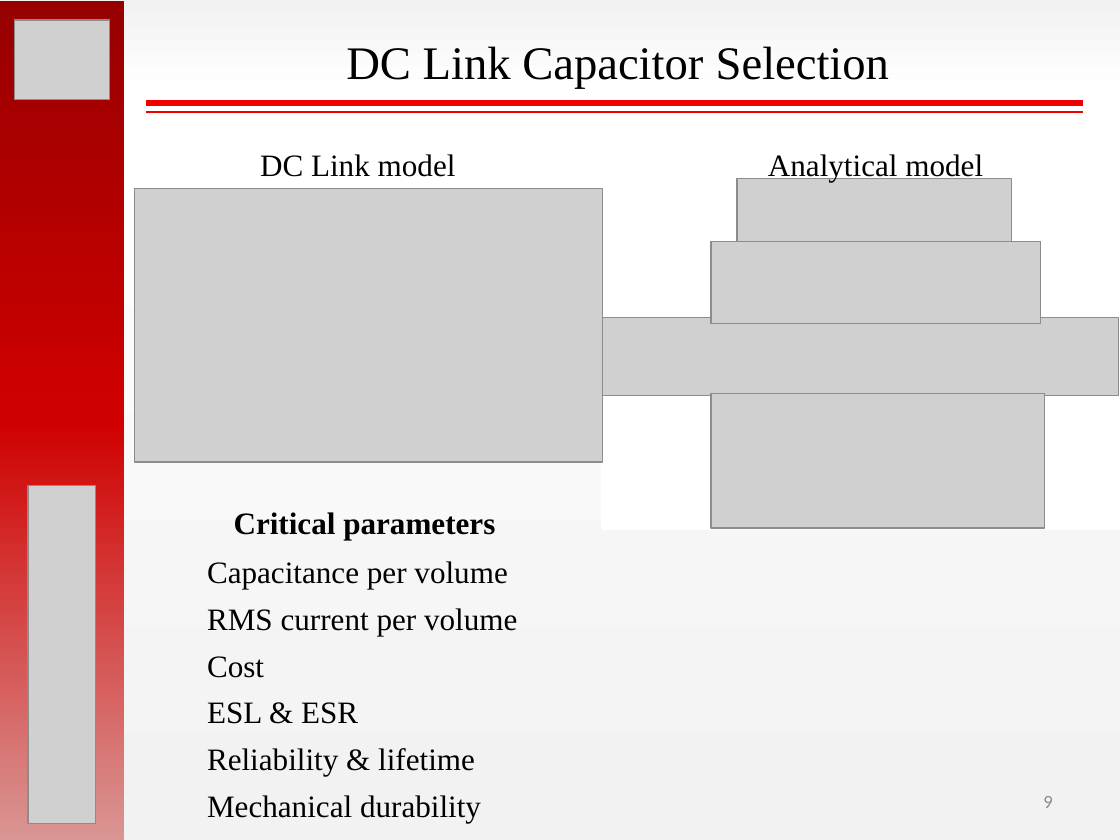
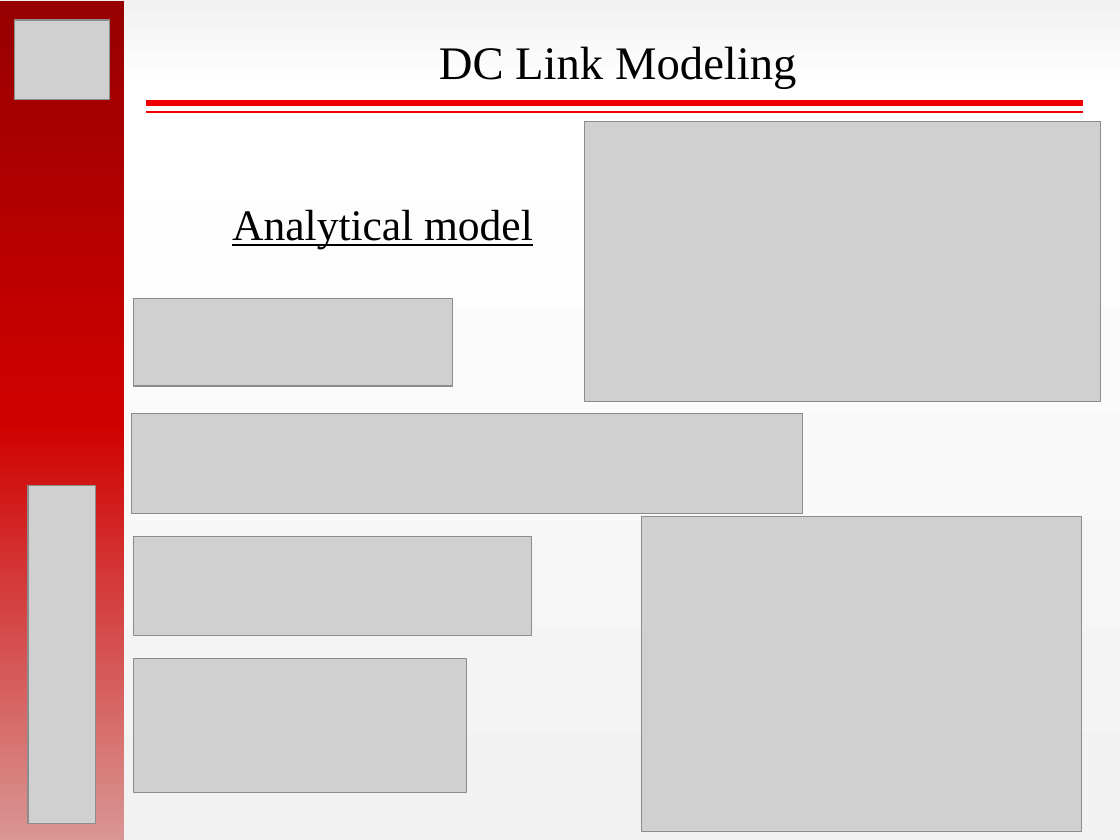
Before and after one commit to hakanpolat/IMMD, a slide deck: slide 7 of ISIE 2017/sunum/ISIE2017_OralPres_Mesut_Uğur.pptx (slide 9 before the commit). Drawn at 1120x840 pixels with LibreOffice and Linux fonts; fonts in the diff are those of the drawing; grey boxes stand for pictures. Boxes give left, top, right and bottom in pixels: in the first picture for what was removed or moved away, otherwise in the second. Text is boxed around its words. In the diff, an @@ line names an element or a change of style, - is before the commit and + after.

```diff
--- a/ISIE 2017/sunum/ISIE2017_OralPres_Mesut_Uğur.pptx
+++ b/ISIE 2017/sunum/ISIE2017_OralPres_Mesut_Uğur.pptx
@@ text at (439, 46, 796, 89): text changed @@
-DC Link Capacitor Selection
+DC Link Modeling
@@ picture: place and size @@
-picture at (134, 189, 603, 463)
+picture at (585, 121, 1101, 401)
@@ text removed at (260, 154, 456, 177) @@
-DC Link model
@@ rectangle removed at (603, 178, 1120, 528) @@
@@ text "Analytical model": place and size @@
-text "Analytical model" at (768, 154, 983, 181)
+text "Analytical model" at (232, 209, 533, 248)
@@ text "Analytical model" at (232, 209, 533, 248): size 20 to 28 pt, underline on @@
@@ picture: place and size @@
-picture at (737, 178, 1011, 253)
+picture at (133, 299, 452, 386)
@@ picture: place and size @@
-picture at (596, 318, 1119, 396)
+picture at (131, 413, 802, 513)
@@ picture: place and size @@
-picture at (711, 242, 1040, 324)
+picture at (133, 536, 531, 635)
@@ text removed at (234, 512, 495, 540) @@
-Critical parameters
@@ picture added at (641, 517, 1082, 832) @@
@@ text removed at (207, 561, 517, 822) @@
-Capacitance per volume
-RMS current per volume
-Cost
-ESL & ESR
-Reliability & lifetime
-Mechanical durability
@@ picture: place and size @@
-picture at (711, 393, 1045, 528)
+picture at (133, 659, 466, 793)
@@ page number removed at (1043, 796, 1052, 808) @@
-9
```
Also in this commit, not shown: 6 other slides changed, 2 slides removed, 23 other files.
